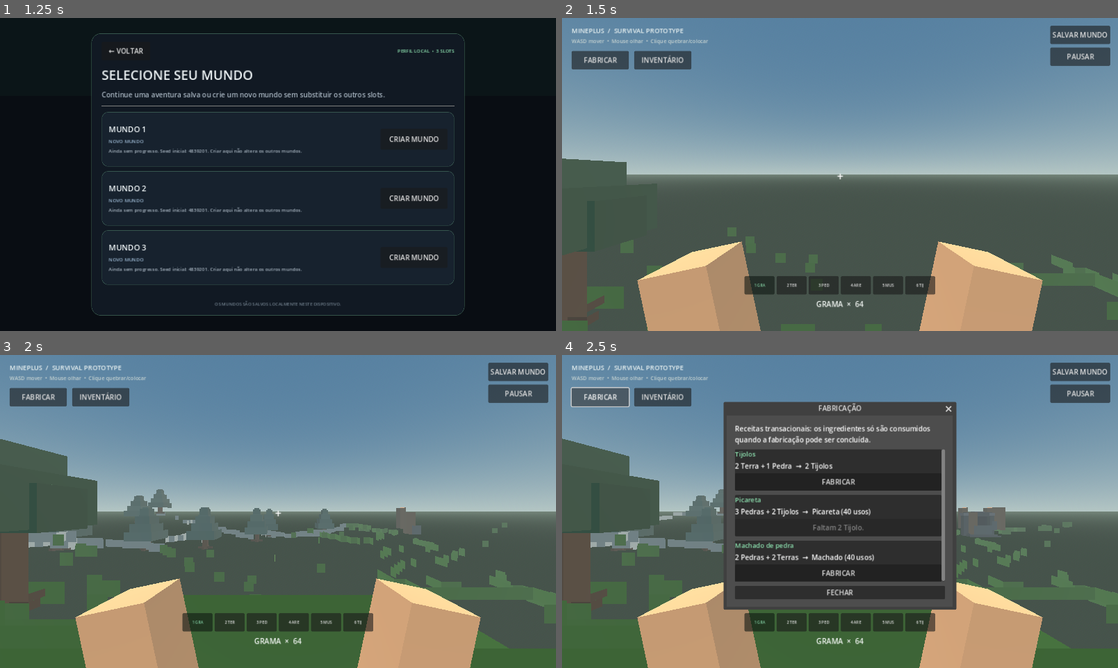
Above: before the commit, frames 1-4 (two rows, left to right).
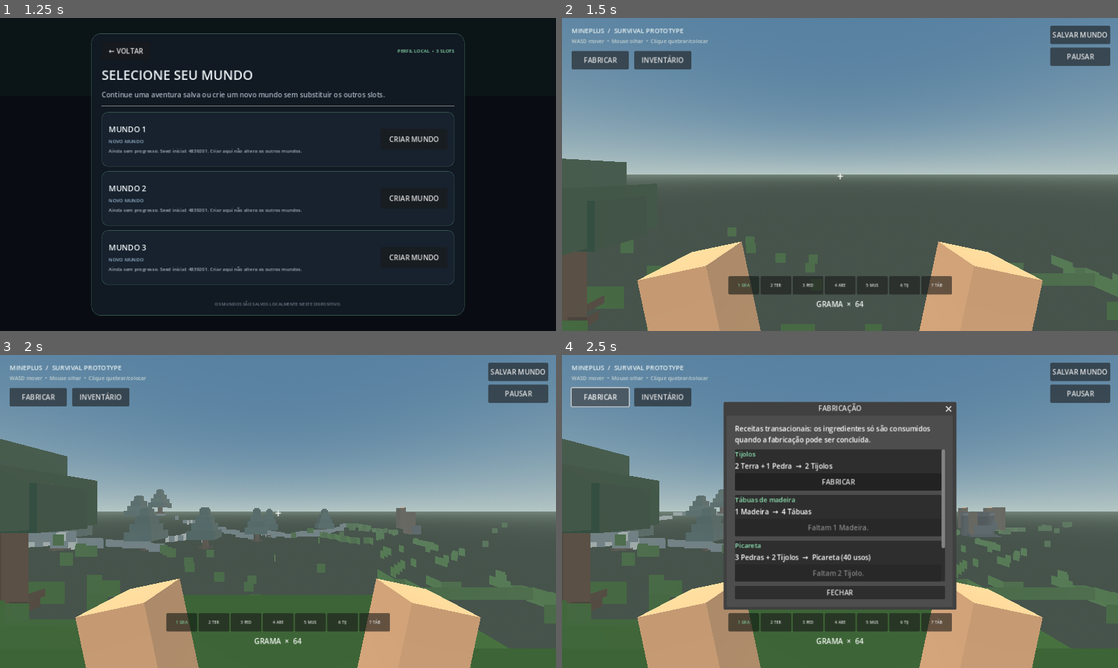
Above: after the commit, the same moments.

Repository: theolauria26-gif/MINEPLUS-PS4
Game: Godot game, scene res://scenes/main_menu.tscn
Two runs of this game, one before a commit and one after it. Both use one fixed random seed, a clock stepped at 60 frames per second and the inputs below.
Inputs:
- Up to frame 1 (1.25 s): click "JOGAR" at 0.5 s
- Up to frame 2 (1.5 s): click "CRIAR MUNDO" at 1.25 s
- Up to frame 3 (2 s): no input
- Up to frame 4 (2.5 s): click "FABRICAR" at 2 s

Frame 1 is identical in both runs. In frame 2, 0.7% of the frame differs, in the area x 29-71%, y 82-89%; in frame 3, 0.7%; in frame 4, 1.7%, in the area x 29-71%, y 45-89%.

Commit message:
Add craftable wooden planks and seventh hotbar block

Diff:
--- a/scripts/crafting.gd
+++ b/scripts/crafting.gd
@@ -2,9 +2,9 @@
 class_name MineplusCrafting
 ## Pure, transactional recipe rules shared by the crafting UI and automated tests.
 
-const INVENTORY_ITEM_COUNT := 7
+const INVENTORY_ITEM_COUNT := 8
 const MAX_STACK_SIZE := 999
-const ITEM_NAMES := ["Grama", "Terra", "Pedra", "Areia", "Musgo", "Tijolo", "Madeira"]
+const ITEM_NAMES := ["Grama", "Terra", "Pedra", "Areia", "Musgo", "Tijolo", "Madeira", "Tábuas"]
 
 const RECIPES := {
 	"bricks": {
@@ -13,6 +13,14 @@
 		"ingredients": [[1, 2], [2, 1]],
 		"output_item": 5,
 		"output_count": 2,
+		"tool": ""
+	},
+	"planks": {
+		"title": "Tábuas de madeira",
+		"description": "1 Madeira  →  4 Tábuas",
+		"ingredients": [[6, 1]],
+		"output_item": 7,
+		"output_count": 4,
 		"tool": ""
 	},
 	"pickaxe": {
@@ -34,7 +42,13 @@
 }
 
 static func recipe_ids() -> Array[String]:
-	return ["bricks", "pickaxe", "axe"]
+	return ["bricks", "planks", "pickaxe", "axe"]
+
+static func inventory_index_for_block(block_type: int) -> int:
+	# Raw wood is material 6; the seventh placeable block is crafted planks at item 7.
+	if block_type < 0 or block_type >= 7:
+		return -1
+	return 7 if block_type == 6 else block_type
 
 static func recipe_title(recipe_id: String) -> String:
 	var recipe: Dictionary = RECIPES.get(recipe_id, {})
--- a/scripts/tests/crafting_test.gd
+++ b/scripts/tests/crafting_test.gd
@@ -11,45 +11,59 @@
 		push_error("MINEPLUS CRAFTING TEST FAILED: " + description)
 
 func _run() -> void:
-	_expect(MineplusCrafting.recipe_ids().size() == 3, "the catalog exposes the three integrated recipes")
+	_expect(MineplusCrafting.recipe_ids().size() == 4, "the catalog exposes four integrated recipes")
 	_expect(MineplusCrafting.recipe_description("axe").contains("2 Pedras"), "axe recipe displays its ingredient requirements")
+	_expect(MineplusCrafting.recipe_description("planks").contains("4 Tábuas"), "plank recipe displays its output")
+	_expect(MineplusCrafting.inventory_index_for_block(5) == 5, "brick blocks use the brick inventory stack")
+	_expect(MineplusCrafting.inventory_index_for_block(6) == 7, "placeable planks use their crafted stack, not raw wood")
+	_expect(MineplusCrafting.inventory_index_for_block(-1) == -1, "invalid block IDs cannot access inventory stacks")
 
-	var insufficient := [64, 1, 0, 0, 0, 0, 0]
+	var insufficient := [64, 1, 0, 0, 0, 0, 0, 0]
 	var insufficient_result := MineplusCrafting.craft("bricks", insufficient, 0, 0)
 	_expect(not bool(insufficient_result.get("ok", true)), "missing ingredients reject a craft")
-	_expect(insufficient == [64, 1, 0, 0, 0, 0, 0], "failed crafting does not consume any item")
+	_expect(insufficient == [64, 1, 0, 0, 0, 0, 0, 0], "failed crafting does not consume any item")
 
-	var brick_inventory := [64, 4, 3, 0, 0, 0, 0]
+	var brick_inventory := [64, 4, 3, 0, 0, 0, 0, 0]
 	var brick_result := MineplusCrafting.craft("bricks", brick_inventory, 0, 0)
 	_expect(bool(brick_result.get("ok", false)), "brick recipe succeeds with exact ingredients")
-	_expect(brick_result.get("inventory", []) == [64, 2, 2, 0, 0, 2, 0], "brick recipe consumes two dirt and one stone, then creates two bricks")
-	_expect(brick_inventory == [64, 4, 3, 0, 0, 0, 0], "successful crafting returns a new inventory without mutating its input")
+	_expect(brick_result.get("inventory", []) == [64, 2, 2, 0, 0, 2, 0, 0], "brick recipe consumes two dirt and one stone, then creates two bricks")
+	_expect(brick_inventory == [64, 4, 3, 0, 0, 0, 0, 0], "successful crafting returns a new inventory without mutating its input")
 
-	var full_stack := [0, 2, 1, 0, 0, 999, 0]
+	var full_stack := [0, 2, 1, 0, 0, 999, 0, 0]
 	var full_stack_result := MineplusCrafting.craft("bricks", full_stack, 0, 0)
 	_expect(not bool(full_stack_result.get("ok", true)), "output stack overflow is rejected")
-	_expect(full_stack == [0, 2, 1, 0, 0, 999, 0], "full output stack does not consume ingredients")
+	_expect(full_stack == [0, 2, 1, 0, 0, 999, 0, 0], "full output stack does not consume ingredients")
 
-	var pickaxe_inventory := [0, 0, 3, 0, 0, 2, 0]
+	var plank_inventory := [0, 0, 0, 0, 0, 0, 2, 0]
+	var plank_result := MineplusCrafting.craft("planks", plank_inventory, 0, 0)
+	_expect(bool(plank_result.get("ok", false)), "plank recipe succeeds with raw wood")
+	_expect(plank_result.get("inventory", []) == [0, 0, 0, 0, 0, 0, 1, 4], "plank recipe consumes one wood and creates four placeable planks")
+	_expect(plank_inventory == [0, 0, 0, 0, 0, 0, 2, 0], "plank crafting does not mutate its source inventory")
+	var full_plank_stack := [0, 0, 0, 0, 0, 0, 1, 999]
+	var full_plank_result := MineplusCrafting.craft("planks", full_plank_stack, 0, 0)
+	_expect(not bool(full_plank_result.get("ok", true)), "full plank stack rejects crafting")
+	_expect(full_plank_stack[6] == 1 and full_plank_stack[7] == 999, "rejected plank crafting preserves wood and planks")
+
+	var pickaxe_inventory := [0, 0, 3, 0, 0, 2, 0, 0]
 	var pickaxe_result := MineplusCrafting.craft("pickaxe", pickaxe_inventory, 0, 0)
 	_expect(bool(pickaxe_result.get("ok", false)), "pickaxe recipe succeeds")
 	_expect(pickaxe_result.get("pickaxe_durability", 0) == 40, "crafted pickaxe receives forty uses")
-	_expect(pickaxe_result.get("inventory", []) == [0, 0, 0, 0, 0, 0, 0], "pickaxe recipe consumes three stone and two bricks")
+	_expect(pickaxe_result.get("inventory", []) == [0, 0, 0, 0, 0, 0, 0, 0], "pickaxe recipe consumes three stone and two bricks")
 	var duplicate_pickaxe := MineplusCrafting.craft("pickaxe", pickaxe_inventory, 12, 0)
 	_expect(not bool(duplicate_pickaxe.get("ok", true)), "a second pickaxe cannot overwrite an existing tool")
-	_expect(pickaxe_inventory == [0, 0, 3, 0, 0, 2, 0], "duplicate tool rejection preserves all ingredients")
+	_expect(pickaxe_inventory == [0, 0, 3, 0, 0, 2, 0, 0], "duplicate tool rejection preserves all ingredients")
 
-	var axe_inventory := [0, 2, 2, 0, 0, 0, 0]
+	var axe_inventory := [0, 2, 2, 0, 0, 0, 0, 0]
 	var axe_result := MineplusCrafting.craft("axe", axe_inventory, 0, 0)
 	_expect(bool(axe_result.get("ok", false)), "stone axe recipe succeeds")
 	_expect(axe_result.get("axe_durability", 0) == 40, "crafted axe receives forty uses")
-	_expect(axe_result.get("inventory", []) == [0, 0, 0, 0, 0, 0, 0], "axe recipe consumes two stone and two dirt")
+	_expect(axe_result.get("inventory", []) == [0, 0, 0, 0, 0, 0, 0, 0], "axe recipe consumes two stone and two dirt")
 
 	var duplicate_axe := MineplusCrafting.craft("axe", axe_inventory, 0, 9)
 	_expect(not bool(duplicate_axe.get("ok", true)), "a second axe cannot overwrite an existing tool")
 	_expect(not bool(MineplusCrafting.can_craft("unknown", brick_inventory, 0, 0).get("ok", true)), "unknown recipe IDs are rejected")
 	_expect(not bool(MineplusCrafting.can_craft("bricks", [1, 2], 0, 0).get("ok", true)), "short inventories are rejected safely")
-	_expect(not bool(MineplusCrafting.can_craft("bricks", [1, -1, 1, 0, 0, 0, 0], 0, 0).get("ok", true)), "negative inventory stacks are rejected")
+	_expect(not bool(MineplusCrafting.can_craft("bricks", [1, -1, 1, 0, 0, 0, 0, 0], 0, 0).get("ok", true)), "negative inventory stacks are rejected")
 
 	if failures == 0:
 		print("MINEPLUS crafting tests: OK")
--- a/scripts/tests/world_save_test.gd
+++ b/scripts/tests/world_save_test.gd
@@ -40,12 +40,12 @@
 	_expect(loaded.get("blocks", []).size() == 1, "invalid placed-block entries are ignored")
 	_expect(loaded.get("terrain_edits", []).size() == 1, "invalid terrain edits are ignored")
 	_expect(loaded.get("inventory", [])[0] == 999 and loaded.get("inventory", [])[1] == 0, "inventory stacks are bounded")
-	_expect(loaded.get("inventory", []).size() == 7 and loaded.get("inventory", [])[6] == 0, "legacy six-item inventory migrates with an empty wood slot")
+	_expect(loaded.get("inventory", []).size() == 8 and loaded.get("inventory", [])[6] == 0 and loaded.get("inventory", [])[7] == 0, "legacy inventory migrates with empty wood and plank slots")
 	_expect(loaded.get("axe_durability", -1) == 0, "legacy saves receive an empty axe slot")
 	_expect(loaded.get("pickaxe_durability", 0) == 40, "tool durability is bounded")
 	_expect(loaded.get("camera_pitch", 0.0) == 1.45, "camera pitch is bounded")
 	_expect(loaded.get("day_clock", -1.0) == 0.5, "legacy saves start at the default day-night phase")
-	_expect(loaded.get("selected_block", 0) == 5, "selected hotbar slot is bounded")
+	_expect(loaded.get("selected_block", 0) == 6, "selected hotbar slot is bounded to the new seventh block")
 
 	var backup := FileAccess.open(path + ".bak", FileAccess.WRITE)
 	_expect(backup != null, "backup fixture can be created")
@@ -64,18 +64,23 @@
 		corrupt.close()
 	var recovered := MineplusWorldSave.load_world(path)
 	_expect(not recovered.is_empty() and recovered.get("inventory", [])[0] == 7, "valid backup recovers a corrupt primary save")
-	_expect(recovered.get("inventory", []).size() == 7 and recovered.get("axe_durability", -1) == 0, "version-five backup migrates inventory and tool fields")
+	_expect(recovered.get("inventory", []).size() == 8 and recovered.get("axe_durability", -1) == 0, "version-five backup migrates inventory and tool fields")
 	_expect(FileAccess.file_exists(path), "recovered backup is restored to the primary path")
 	_expect(not MineplusWorldSave.save_world(path, {"version": 99, "blocks": []}), "future save versions are rejected")
-	var current_payload := {"version": 7, "blocks": [], "inventory": [1, 2, 3, 4, 5, 6, 7], "axe_durability": 27, "day_clock": 0.73}
-	_expect(MineplusWorldSave.save_world(path, current_payload), "version-seven inventory and tool state are saved")
+	var migrated_seven := MineplusWorldSave.normalize_payload({"version": 7, "blocks": [], "inventory": [1, 2, 3, 4, 5, 6, 7], "selected_block": 6})
+	_expect(migrated_seven.get("inventory", []).size() == 8 and migrated_seven.get("inventory", [])[6] == 7 and migrated_seven.get("inventory", [])[7] == 0, "version-seven saves gain an empty plank slot without losing wood")
+	_expect(migrated_seven.get("selected_block", 0) == 6, "version-seven saves retain a valid seventh hotbar selection")
+	var current_payload := {"version": 8, "blocks": [[1, 2, 3, 6]], "inventory": [1, 2, 3, 4, 5, 6, 7, 8], "axe_durability": 27, "day_clock": 0.73, "selected_block": 6}
+	_expect(MineplusWorldSave.save_world(path, current_payload), "version-eight inventory, plank blocks and tool state are saved")
 	var current_loaded := MineplusWorldSave.load_world(path)
-	_expect(current_loaded.get("inventory", []).size() == 7 and current_loaded.get("inventory", [])[6] == 7, "wood stack survives version-seven round trip")
-	_expect(current_loaded.get("axe_durability", 0) == 27, "axe durability survives version-seven round trip")
-	_expect(is_equal_approx(float(current_loaded.get("day_clock", 0.0)), 0.73), "day-night phase survives version-seven round trip")
+	_expect(current_loaded.get("inventory", []).size() == 8 and current_loaded.get("inventory", [])[6] == 7 and current_loaded.get("inventory", [])[7] == 8, "wood and plank stacks survive version-eight round trip")
+	_expect(current_loaded.get("blocks", []).size() == 1 and current_loaded.get("blocks", [])[0][3] == 6, "placed plank block type survives version-eight round trip")
+	_expect(current_loaded.get("selected_block", 0) == 6, "seventh hotbar slot survives version-eight round trip")
+	_expect(current_loaded.get("axe_durability", 0) == 27, "axe durability survives version-eight round trip")
+	_expect(is_equal_approx(float(current_loaded.get("day_clock", 0.0)), 0.73), "day-night phase survives version-eight round trip")
 	var migrated_six := MineplusWorldSave.normalize_payload({"version": 6, "blocks": [], "day_clock": 1.5})
 	_expect(is_equal_approx(float(migrated_six.get("day_clock", 0.0)), 0.999999), "version-six saves migrate and clamp day-night phase")
-	var invalid_clock := MineplusWorldSave.normalize_payload({"version": 7, "blocks": [], "day_clock": "night"})
+	var invalid_clock := MineplusWorldSave.normalize_payload({"version": 8, "blocks": [], "day_clock": "night"})
 	_expect(invalid_clock.get("day_clock", 0.0) == 0.5, "invalid day-night phase uses a safe default")
 
 	_remove_test_file(path)
--- a/scripts/world.gd
+++ b/scripts/world.gd
@@ -4,16 +4,16 @@
 const BLOCK_SIZE := 1.0
 const MAX_STACK_SIZE := 999
 const BLOCK_COLORS := [
-	Color("#79b85a"), Color("#8b6548"), Color("#858b96"), Color("#c6ad72"), Color("#4e9d83"), Color("#b86f62")
+	Color("#79b85a"), Color("#8b6548"), Color("#858b96"), Color("#c6ad72"), Color("#4e9d83"), Color("#b86f62"), Color("#9a704a")
 ]
-const BLOCK_NAMES := ["Grama", "Terra", "Pedra", "Areia", "Musgo", "Tijolo"]
-const INVENTORY_NAMES := ["Grama", "Terra", "Pedra", "Areia", "Musgo", "Tijolo", "Madeira"]
-const INVENTORY_COLORS := [Color("#79b85a"), Color("#8b6548"), Color("#858b96"), Color("#c6ad72"), Color("#4e9d83"), Color("#b86f62"), Color("#b88754")]
+const BLOCK_NAMES := ["Grama", "Terra", "Pedra", "Areia", "Musgo", "Tijolo", "Tábuas"]
+const INVENTORY_NAMES := ["Grama", "Terra", "Pedra", "Areia", "Musgo", "Tijolo", "Madeira", "Tábuas"]
+const INVENTORY_COLORS := [Color("#79b85a"), Color("#8b6548"), Color("#858b96"), Color("#c6ad72"), Color("#4e9d83"), Color("#b86f62"), Color("#b88754"), Color("#d0a16b")]
 
 var blocks: Dictionary = {}
 var chunk_streamer: MineplusChunkStreamer
 var selected_block := 0
-var block_counts: Array[int] = [64, 64, 32, 32, 16, 0, 0]
+var block_counts: Array[int] = [64, 64, 32, 32, 16, 0, 0, 0]
 var player: CharacterBody3D
 var camera: Camera3D
 var pickaxe_visual: Node3D
@@ -130,6 +130,11 @@
 					pixel = Color("#367c68")
 				elif block_type == 5 and (x % 8 == 0 or y % 8 == 0):
 					pixel = Color("#8f514b")
+				elif block_type == 6:
+					if y % 8 == 0:
+						pixel = Color("#67482f")
+					elif (x + int(y / 8) * 3) % 13 == 0:
+						pixel = Color("#d0a16b")
 				image.set_pixel(x, y, pixel)
 		block_textures.append(ImageTexture.create_from_image(image))
 
@@ -363,16 +368,16 @@
 	var bar := HBoxContainer.new()
 	bar.set_anchors_preset(Control.PRESET_CENTER_BOTTOM)
 	var viewport_width := get_viewport().get_visible_rect().size.x
-	var bar_width := minf(440.0, viewport_width - 16.0)
+	var bar_width := minf(520.0, viewport_width - 16.0)
 	bar.position = Vector2(-bar_width * 0.5, -126)
 	bar.size = Vector2(bar_width, 42)
 	bar.alignment = BoxContainer.ALIGNMENT_CENTER
-	bar.add_theme_constant_override("separation", 5)
+	bar.add_theme_constant_override("separation", 4)
 	hud.add_child(bar)
 	for i in range(BLOCK_NAMES.size()):
 		var slot := Button.new()
 		slot.text = str(i + 1) + " " + BLOCK_NAMES[i].substr(0, 3).to_upper()
-		slot.custom_minimum_size = Vector2((bar_width - 25.0) / 6.0, 38)
+		slot.custom_minimum_size = Vector2((bar_width - 24.0) / float(BLOCK_NAMES.size()), 38)
 		slot.add_theme_font_size_override("font_size", 9)
 		slot.pressed.connect(_select_block.bind(i))
 		bar.add_child(slot)
@@ -761,7 +766,8 @@
 
 func _update_hotbar() -> void:
 	if hotbar_label:
-		hotbar_label.text = BLOCK_NAMES[selected_block].to_upper() + "  ×  " + str(block_counts[selected_block])
+		var inventory_index := MineplusCrafting.inventory_index_for_block(selected_block)
+		hotbar_label.text = BLOCK_NAMES[selected_block].to_upper() + "  ×  " + str(block_counts[inventory_index])
 	for i in range(hotbar_buttons.size()):
 		hotbar_buttons[i].modulate = Color("#8ee3b1") if i == selected_block else Color("#ffffff")
 	_refresh_inventory()
@@ -828,7 +834,7 @@
 			_toggle_pause()
 		elif event.keycode == KEY_E:
 			_toggle_inventory()
-		elif event.keycode >= KEY_1 and event.keycode <= KEY_6:
+		elif event.keycode >= KEY_1 and event.keycode <= KEY_7:
 			_select_block(event.keycode - KEY_1)
 		elif event.keycode == KEY_SPACE:
 			Input.action_press("jump")
@@ -887,7 +893,8 @@
 	if place:
 		var normal: Vector3 = hit.normal
 		var target := cell + Vector3i(roundi(normal.x), roundi(normal.y), roundi(normal.z))
-		if target.y < 1 or blocks.has(target) or block_counts[selected_block] <= 0:
+		var place_inventory_index := MineplusCrafting.inventory_index_for_block(selected_block)
+		if place_inventory_index < 0 or target.y < 1 or blocks.has(target) or block_counts[place_inventory_index] <= 0:
 			return
 		var target_center := Vector3(target) * BLOCK_SIZE
 		var player_center := player.global_position + Vector3.UP * 0.9
@@ -896,7 +903,7 @@
 				status_label.text = "Não é possível colocar um bloco dentro do jogador."
 			return
 		_add_block(target, selected_block)
-		block_counts[selected_block] -= 1
+		block_counts[place_inventory_index] -= 1
 		_update_hotbar()
 	else:
 		if terrain_hit:
@@ -936,7 +943,10 @@
 			return
 		if cell.y >= 0:
 			var block_type := int(body.get_meta("block_type"))
-			if block_counts[block_type] >= MAX_STACK_SIZE:
+			var drop_index := MineplusCrafting.inventory_index_for_block(block_type)
+			if drop_index < 0:
+				return
+			if block_counts[drop_index] >= MAX_STACK_SIZE:
 				if status_label:
 					status_label.text = "Pilha cheia: máximo de %d por material." % MAX_STACK_SIZE
 				return
@@ -950,7 +960,7 @@
 				_animate_pickaxe_swing()
 				if pickaxe_durability == 0 and pickaxe_visual:
 					pickaxe_visual.visible = false
-			block_counts[block_type] += 1
+			block_counts[drop_index] += 1
 			_remove_block(cell)
 			_update_hotbar()
 			_refresh_inventory()
--- a/scripts/world_save.gd
+++ b/scripts/world_save.gd
@@ -2,15 +2,15 @@
 class_name MineplusWorldSave
 ## Versioned, bounded and recoverable world persistence for the Godot prototype.
 
-const CURRENT_VERSION := 7
+const CURRENT_VERSION := 8
 const MAX_SAVE_BYTES := 32 * 1024 * 1024
 const MAX_WORLD_BLOCKS := 100000
 const MAX_TERRAIN_EDITS := 250000
 const MAX_COORDINATE := 10000000
-const BLOCK_TYPE_COUNT := 6
-const INVENTORY_ITEM_COUNT := 7
+const BLOCK_TYPE_COUNT := 7
+const INVENTORY_ITEM_COUNT := 8
 const TERRAIN_TYPE_COUNT := 11
-const DEFAULT_INVENTORY := [64, 64, 32, 32, 16, 0, 0]
+const DEFAULT_INVENTORY := [64, 64, 32, 32, 16, 0, 0, 0]
 const DEFAULT_PLAYER_POSITION := [0.0, 13.0, 5.0]
 
 static func _is_number(value: Variant) -> bool:
